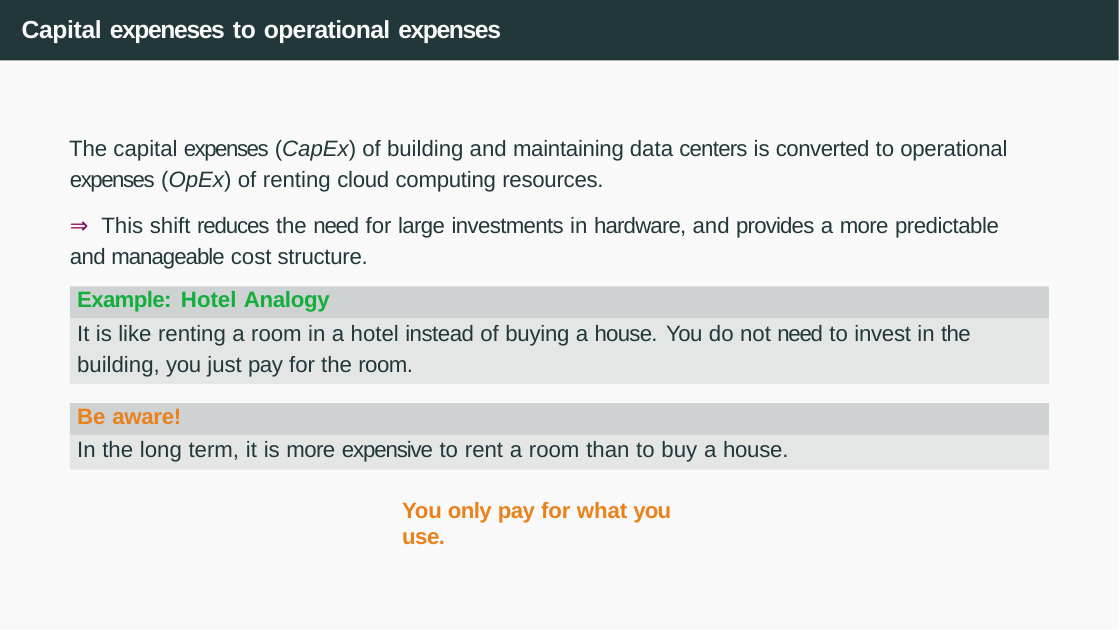
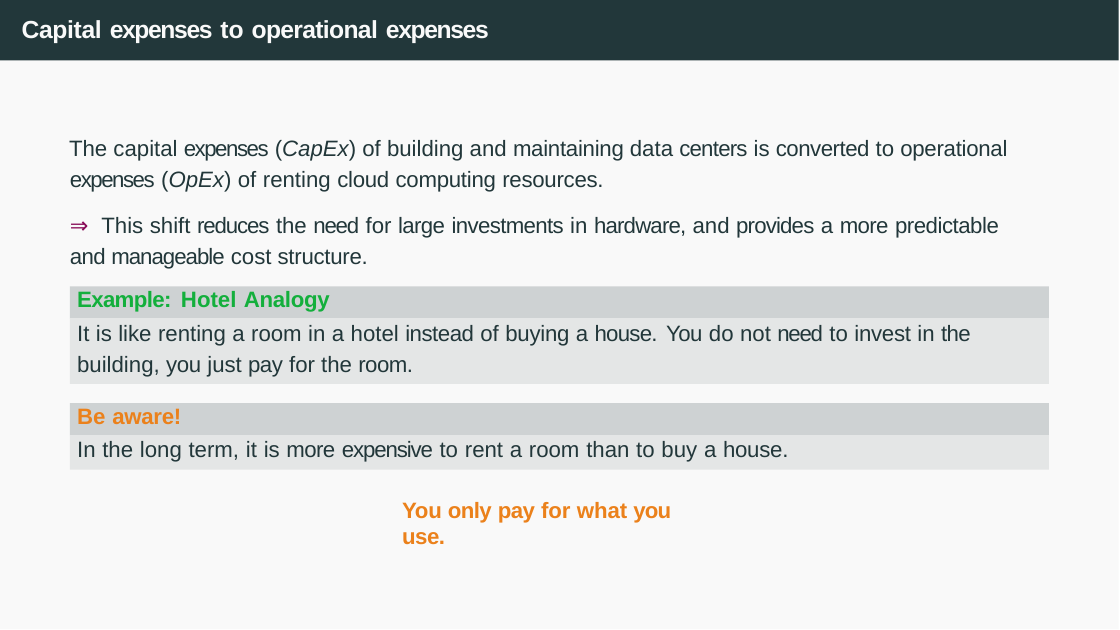
Before and after one commit to joanpaucm/HPDCB, a slide deck: slide 24 of src/slides/Session 1 and 2 - Introduction to Cloud Computing + Github Pages-2026.pptx. Drawn at 1120x630 pixels with LibreOffice and Linux fonts; fonts in the diff are those of the drawing. Boxes give left, top, right and bottom in pixels: in the first picture for what was removed or moved away, otherwise in the second. Text is boxed around its words. In the diff, an @@ line names an element or a change of style, - is before the commit and + after.

```diff
--- a/src/slides/Session 1 and 2 - Introduction to Cloud Computing + Github Pages-2026.pptx
+++ b/src/slides/Session 1 and 2 - Introduction to Cloud Computing + Github Pages-2026.pptx
@@ title at (22, 20, 489, 43): text changed @@
-Capital expeneses to operational expenses
+Capital expenses to operational expenses
```
Also in this commit, not shown: 6 other slides changed, 7 other files.
